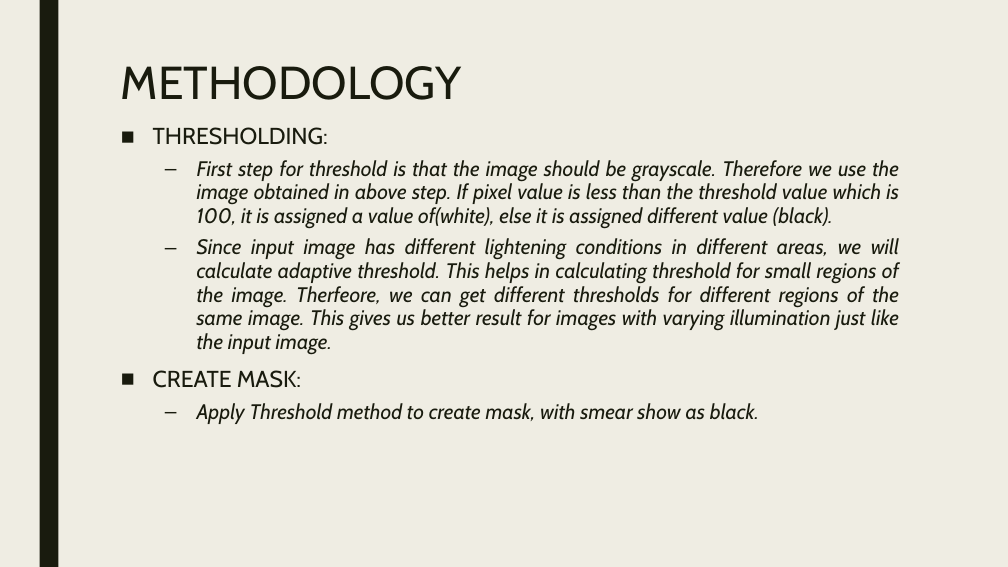
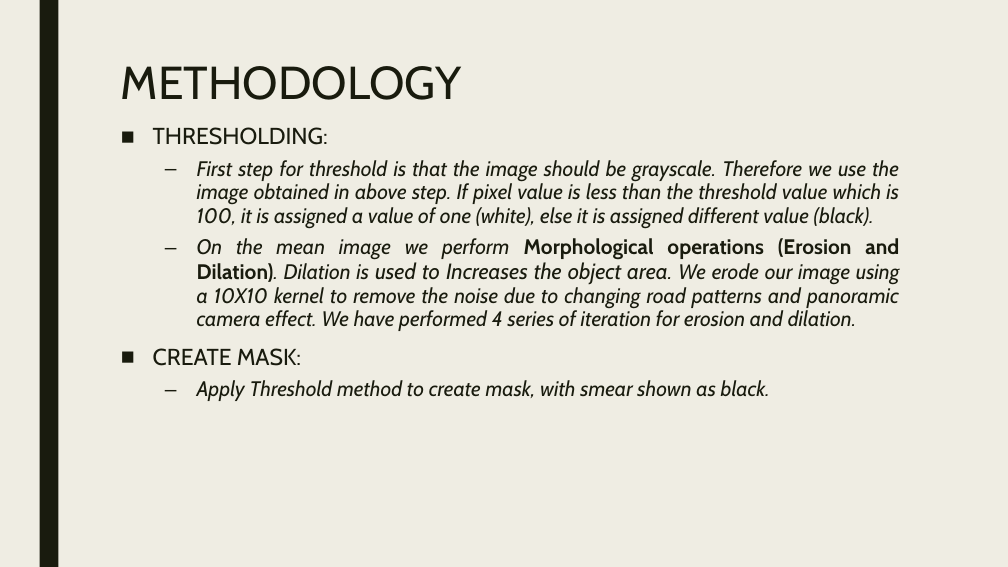
Before and after one commit to Soundarya27/CS513, a slide deck: slide 6 of Presentation1.pptx. Drawn at 1008x567 pixels with LibreOffice and Linux fonts; fonts in the diff are those of the drawing. Boxes give left, top, right and bottom in pixels: in the first picture for what was removed or moved away, otherwise in the second. Text is boxed around its words. In the diff, an @@ line names an element or a change of style, - is before the commit and + after.

Commit message:
results

```diff
--- a/Presentation1.pptx
+++ b/Presentation1.pptx
@@ text at <box>197,160,900,331</box>: text changed @@
-  – First step for threshold is that the image should be grayscale. Therefore we use the image obtained in above step. If pixel value is less than the threshold value which is 100, it is assigned a value of(white), else it is assigned different value (black).
-  – Since input image has different lightening conditions in different areas, we will calculate adaptive threshold. This helps in calculating threshold for small regions of the image. Therfeore, we can get different thresholds for different regions of the same image. This gives us better result for images with varying illumination just like the input image.
+  – First step for threshold is that the image should be grayscale. Therefore we use the image obtained in above step. If pixel value is less than the threshold value which is 100, it is assigned a value of one (white), else it is assigned different value (black).
+  – On the mean image we perform Morphological operations (Erosion and Dilation). Dilation is used to Increases the object area. We erode our image using a 10X10 kernel to remove the noise due to changing road patterns and panoramic camera effect. We have performed 4 series of iteration for erosion and dilation.
@@ text at <box>197,380,770,401</box>: text changed @@
-  – Apply Threshold method to create mask, with smear show as black.
+  – Apply Threshold method to create mask, with smear shown as black.
```
Also in this commit, not shown: 1 slide added, 11 other files.
